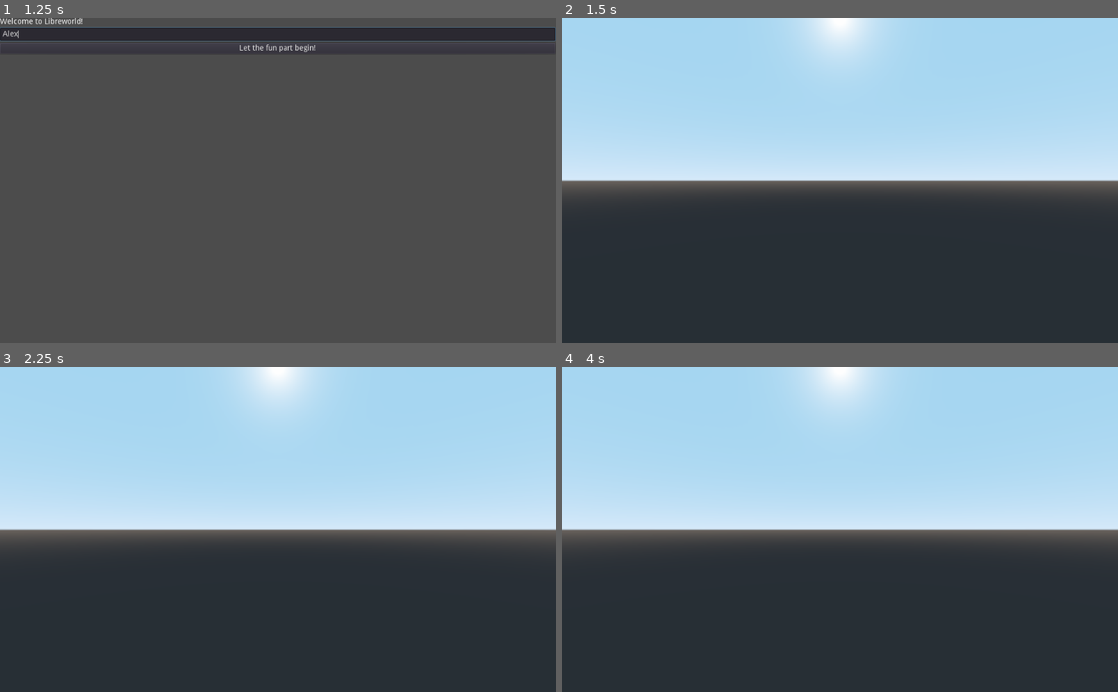
Above: before the commit, frames 1-4 (two rows, left to right).
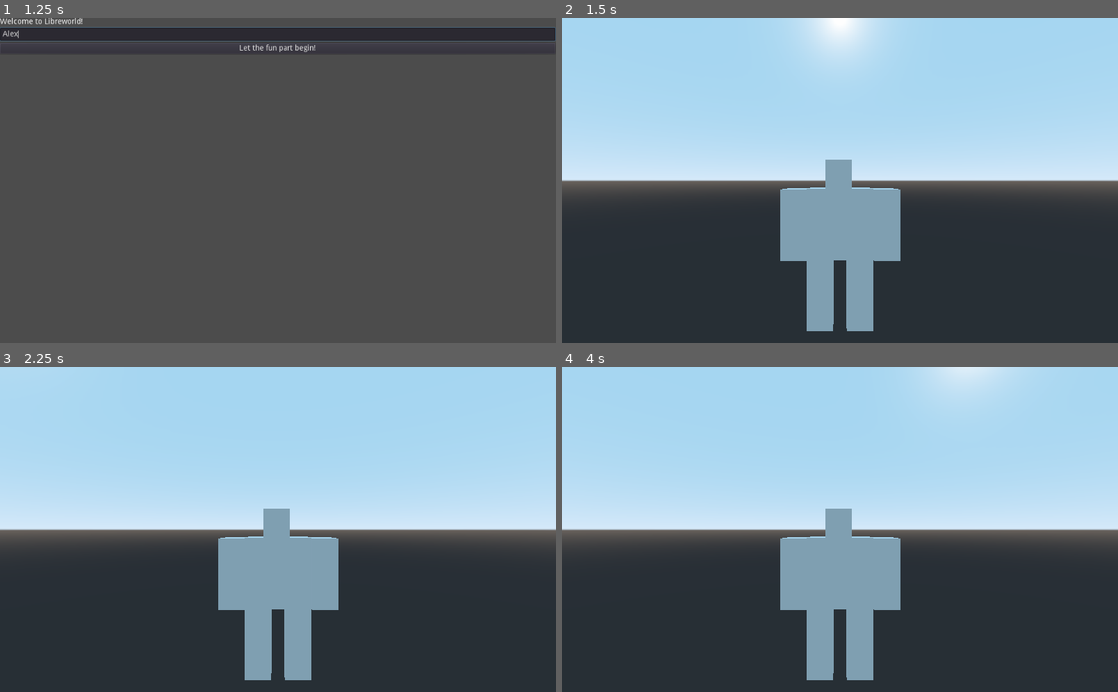
Above: after the commit, the same moments.

Repository: nikitundrik/libreworld-client
Game: Godot game, scene res://Scenes/StartGame.tscn
Two runs of this game, one before a commit and one after it. Both use one fixed random seed, a clock stepped at 60 frames per second and the inputs below.
Inputs (mouse positions are in pixels of both pictures, inside the frame that each line leads up to):
- Up to frame 1 (1.25 s): click (278, 34) at 0.52 s; type "Alex" at 0.6 s
- Up to frame 2 (1.5 s): click "Let the fun part begin!" at 1.25 s
- Up to frame 3 (2.25 s): tap Enter at 2 s; hold D (right, bound only after the commit) from 2.03 s (still down)
- Up to frame 4 (4 s): tap Space at 2.75 s; release D (right, bound only after the commit) at 2.78 s; hold S (backward, bound only after the commit) 2.78-3.53 s; tap Enter at 3.5 s; hold D (right, bound only after the commit) from 3.53 s (still down)

Frame 1 is identical in both runs. In frame 2, 7.4% of the frame differs, in the area x 39-61%, y 43-97%; in frame 3, 9.0%; in frame 4, 9.9%, in the area x 39-82%, y 0-97%.
Error in both runs: Unable to iterate on object of type 'Nil'. (res://Scenes/LevelScene.gd:6)

Commit message:
Added files

Diff:
--- a/Scenes/Brick.tscn
+++ b/Scenes/Brick.tscn
@@ -3,11 +3,12 @@
 [sub_resource type="CubeMesh" id=1]
 
 [sub_resource type="BoxShape" id=2]
+extents = Vector3( 0.283651, 1, 0.545979 )
 
 [node name="Brick" type="KinematicBody"]
 
 [node name="BrickMesh" type="MeshInstance" parent="."]
-transform = Transform( 1, 0, 0, 0, 0.235606, 0, 0, 0, 0.508862, 0, 0, 0 )
+transform = Transform( 0.265517, 0, 0, 0, 0.314513, 0, 0, 0, 0.272391, 0, 0, 0 )
 mesh = SubResource( 1 )
 material/0 = null
 
--- a/Scenes/LevelScene.gd
+++ b/Scenes/LevelScene.gd
@@ -2,16 +2,27 @@
 
 
 func _ready():
-	var partsPositions = get_parts()
-	for i in partsPositions:
+	var partsProperties = get_parts()
+	for i in partsProperties:
 		var part = load("res://Scenes/Brick.tscn")
 		var partInstance = part.instance()
-		partInstance.set_translation(i)
+		partInstance.set_translation(i[0])
+		partInstance.set_scale(i[1])
+		var colorMaterial = SpatialMaterial.new()
+		if i[2] == "red":
+			colorMaterial.albedo_color = Color.red
+		elif i[2] == "green":
+			colorMaterial.albedo_color = Color.green
+		elif i[2] == "blue":
+			colorMaterial.albedo_color = Color.blue
+		elif i[2] == "yellow":
+			colorMaterial.albedo_color = Color.yellow
+		partInstance.get_node("BrickMesh").material_override = colorMaterial
 		add_child(partInstance)
 
 
 func get_parts():
-	var partsPositions = []
+	var properties = []
 	var parser = XMLParser.new()
 	var file = parser.open(GlobalVars.levelName)
 	if (file != OK):
@@ -19,9 +30,14 @@
 		return
 	while true:
 		if parser.read() != OK:
-			return partsPositions
+			return properties
 		if parser.get_node_type() == parser.NODE_ELEMENT and parser.get_node_name() == "part":
 			var position = parser.get_named_attribute_value_safe("position")
 			var positionArr = position.split(",", false)
 			var positionVec = Vector3(float(positionArr[0]), float(positionArr[1]), float(positionArr[2]))
-			partsPositions.append(positionVec)
+			var scale1 = parser.get_named_attribute_value_safe("scale")
+			var scaleArr = scale1.split(",", false)
+			var scaleVec = Vector3(float(scaleArr[0]), float(scaleArr[1]), float(scaleArr[2]))
+			var color = parser.get_named_attribute_value_safe("color")
+			var partProperties = [positionVec, scaleVec, color]
+			properties.append(partProperties)
--- a/Scenes/LevelScene.tscn
+++ b/Scenes/LevelScene.tscn
@@ -1,11 +1,11 @@
-[gd_scene load_steps=2 format=2]
+[gd_scene load_steps=3 format=2]
 
 [ext_resource path="res://Scenes/LevelScene.gd" type="Script" id=1]
+[ext_resource path="res://Scenes/Player.tscn" type="PackedScene" id=2]
 
 [node name="LevelScene" type="Spatial"]
 transform = Transform( 1.00047, 0, 0, 0, 1.00047, 0, 0, 0, 1.00047, 0, 0, 0 )
 script = ExtResource( 1 )
 
-[node name="Camera" type="Camera" parent="."]
-transform = Transform( 0.999534, 0, 0, 0, 0.999534, 0, 0, 0, 0.999534, 0, 1.73487, 4.1278 )
-current = true
+[node name="Player" parent="." instance=ExtResource( 2 )]
+transform = Transform( 0.999999, 0, 0, 0, 0.999999, 0, 0, 0, 0.999999, 0.120971, 2.50523, 0.32314 )
--- /dev/null
+++ b/Scenes/Player.gd
@@ -0,0 +1,22 @@
+extends KinematicBody
+
+var vec = Vector3.ZERO
+var fall_acceleration = 10
+var speed = 4
+
+
+func _physics_process(delta):
+	var move_direction := Vector3.ZERO
+	move_direction.z = Input.get_action_strength("forward") - Input.get_action_strength("backward")
+	move_direction.x = Input.get_action_strength("left") - Input.get_action_strength("right")
+	if Input.is_action_pressed("left"):
+		self.rotate_y(0.08)
+	elif Input.is_action_pressed("right"):
+		self.rotate_y(-0.08)
+	move_direction = move_direction.rotated(Vector3.UP, self.rotation.y).normalized()
+
+	vec.z = -move_direction.z * speed
+	vec.x = -move_direction.x * speed
+	vec.y -= fall_acceleration * delta
+
+	vec = move_and_slide(vec, Vector3.UP)
--- /dev/null
+++ b/Scenes/Player.tscn
@@ -0,0 +1,48 @@
+[gd_scene load_steps=4 format=2]
+
+[ext_resource path="res://Scenes/Player.gd" type="Script" id=2]
+
+[sub_resource type="BoxShape" id=1]
+
+[sub_resource type="CubeMesh" id=2]
+
+[node name="Player" type="KinematicBody"]
+script = ExtResource( 2 )
+
+[node name="CollisionShape" type="CollisionShape" parent="."]
+transform = Transform( 0.555522, 0, 0, 0, 1.21719, 0, 0, 0, 0.302532, 0, 0.59633, 0 )
+shape = SubResource( 1 )
+
+[node name="Torso" type="MeshInstance" parent="."]
+transform = Transform( 0.57284, 0, 0, 0, 0.618355, 0, 0, 0, 0.281694, 0, 1.20588, 0 )
+mesh = SubResource( 2 )
+material/0 = null
+
+[node name="RightLeg" type="MeshInstance" parent="."]
+transform = Transform( 0.228265, 0, 0, 0, 0.618355, 0, 0, 0, 0.281694, -0.347683, -0.025162, 0 )
+mesh = SubResource( 2 )
+material/0 = null
+
+[node name="LeftLeg" type="MeshInstance" parent="."]
+transform = Transform( 0.228265, 0, 0, 0, 0.618355, 0, 0, 0, 0.281694, 0.344696, -0.025162, 0 )
+mesh = SubResource( 2 )
+material/0 = null
+
+[node name="LeftArm" type="MeshInstance" parent="."]
+transform = Transform( 0.228265, 0, 0, 0, 0.618355, 0, 0, 0, 0.281694, 0.814081, 1.18961, 0 )
+mesh = SubResource( 2 )
+material/0 = null
+
+[node name="RightArm" type="MeshInstance" parent="."]
+transform = Transform( 0.228265, 0, 0, 0, 0.618355, 0, 0, 0, 0.281694, -0.80074, 1.18961, 0 )
+mesh = SubResource( 2 )
+material/0 = null
+
+[node name="Head" type="MeshInstance" parent="."]
+transform = Transform( 0.228265, 0, 0, 0, 0.255938, 0, 0, 0, 0.281694, -0.0232826, 2.06171, 0 )
+mesh = SubResource( 2 )
+material/0 = null
+
+[node name="Camera" type="Camera" parent="."]
+transform = Transform( 1, 0, 0, 0, 1, 0, 0, 0, 1, 0, 1.96308, 4.29257 )
+current = true
--- a/project.godot
+++ b/project.godot
@@ -23,6 +23,29 @@
 
 GlobalVars="*res://Scripts/global_vars.gd"
 
+[input]
+
+left={
+"deadzone": 0.5,
+"events": [ Object(InputEventKey,"resource_local_to_scene":false,"resource_name":"","device":0,"alt":false,"shift":false,"control":false,"meta":false,"command":false,"pressed":false,"scancode":65,"unicode":0,"echo":false,"script":null)
+ ]
+}
+right={
+"deadzone": 0.5,
+"events": [ Object(InputEventKey,"resource_local_to_scene":false,"resource_name":"","device":0,"alt":false,"shift":false,"control":false,"meta":false,"command":false,"pressed":false,"scancode":68,"unicode":0,"echo":false,"script":null)
+ ]
+}
+forward={
+"deadzone": 0.5,
+"events": [ Object(InputEventKey,"resource_local_to_scene":false,"resource_name":"","device":0,"alt":false,"shift":false,"control":false,"meta":false,"command":false,"pressed":false,"scancode":87,"unicode":0,"echo":false,"script":null)
+ ]
+}
+backward={
+"deadzone": 0.5,
+"events": [ Object(InputEventKey,"resource_local_to_scene":false,"resource_name":"","device":0,"alt":false,"shift":false,"control":false,"meta":false,"command":false,"pressed":false,"scancode":83,"unicode":0,"echo":false,"script":null)
+ ]
+}
+
 [rendering]
 
 environment/default_environment="res://default_env.tres"
Not shown, changed: testscene.xml
